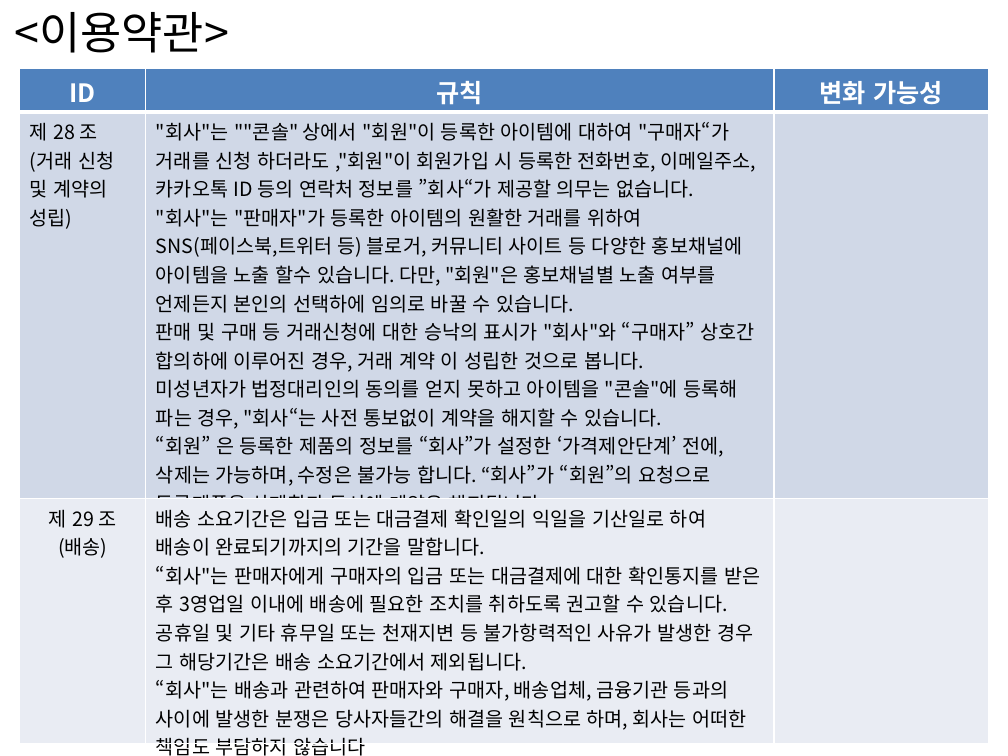
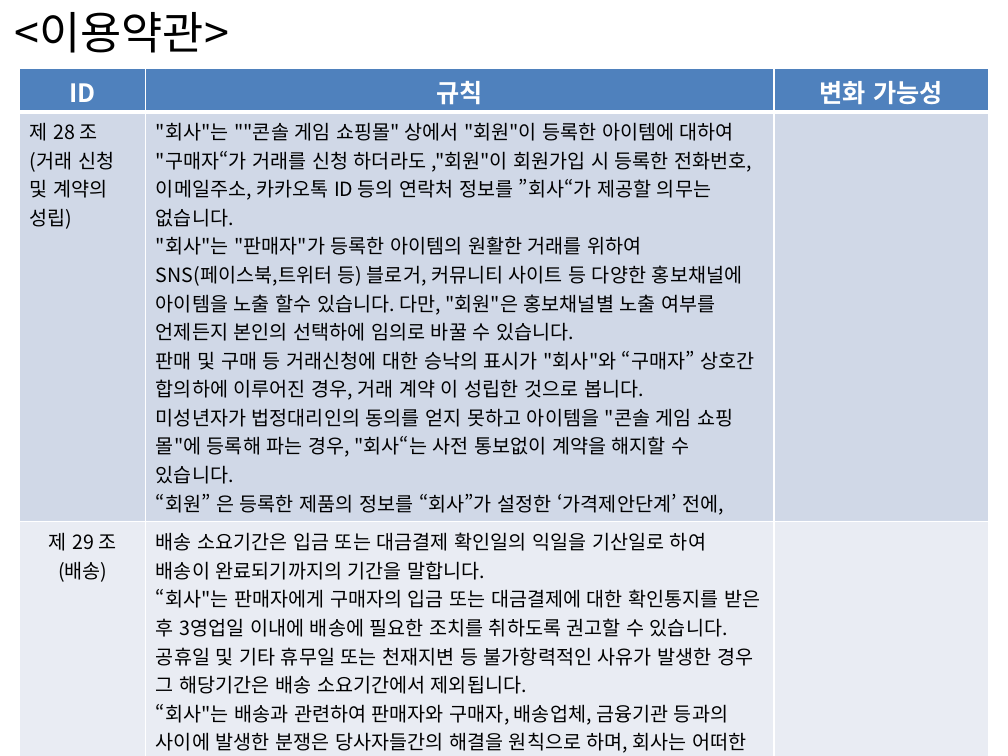
Before and after one commit to Jung-hyeon-Park/portfolio_actifact, a slide deck: slide 21 of 0. 기타/SW아키텍처+비전+수립+-+비즈니스룰+-+_박범진, 박정현.pptx. Drawn at 1008x756 pixels with LibreOffice and Linux fonts; fonts in the diff are those of the drawing. Boxes give left, top, right and bottom in pixels: in the first picture for what was removed or moved away, otherwise in the second. Text is boxed around its words. In the diff, an @@ line names an element or a change of style, - is before the commit and + after.

```diff
--- a/0. 기타/SW아키텍처+비전+수립+-+비즈니스룰+-+_박범진, 박정현.pptx
+++ b/0. 기타/SW아키텍처+비전+수립+-+비즈니스룰+-+_박범진, 박정현.pptx
@@ table at [20,69,989,756] @@
@@ row 2, column 2: ""회사"는 ""콘솔" 상에서 "회원"이 등록한 아이템에 대하여 "구매자“가 거래를 신청 하더라도 ,"회원"이 회원가입 시 등록한 전화번호, 이메일주소, 카카오톡 ID 등의 연락처 정보를 ”회사“가 제공할 의무는 없습니다. / "회사"는 "판매자"가 등록한 아이템의 원활한 거래를 위하여 SNS(페이스북,트위터 등) 블로거, 커뮤니티 사이트 등 다양한 홍보채널에 아이템을 노출 할수 있습니다. 다만, "회원"은 홍보채널별 노출 여부를 언제든지 본인의 선택하에 임의로 바꿀 수 있습니다. / 판매 및 구매 등 거래신청에 대한 승낙의 표시가 "회사"와 “구매자” 상호간 합의하에 이루어진 경우, 거래 계약 이 성립한 것으로 봅니다. / 미성년자가 법정대리인의 동의를 얻지 못하고 아이템을 "콘솔"에 등록해 파는 경우, "회사“는 사전 통보없이 계약을 해지할 수 있습니다. / “회원” 은 등록한 제품의 정보를 “회사”가 설정한 ‘가격제안단계’ 전에, 삭제는 가능하며, 수정은 불가능 합니다. “회사”가 “회원”의 요청으로 등록제품을 삭제함과 동시에 계약은 해지됩니다." to ""회사"는 ""콘솔 게임 쇼핑몰" 상에서 "회원"이 등록한 아이템에 대하여 "구매자“가 거래를 신청 하더라도 ,"회원"이 회원가입 시 등록한 전화번호, 이메일주소, 카카오톡 ID 등의 연락처 정보를 ”회사“가 제공할 의무는 없습니다. / "회사"는 "판매자"가 등록한 아이템의 원활한 거래를 위하여 SNS(페이스북,트위터 등) 블로거, 커뮤니티 사이트 등 다양한 홍보채널에 아이템을 노출 할수 있습니다. 다만, "회원"은 홍보채널별 노출 여부를 언제든지 본인의 선택하에 임의로 바꿀 수 있습니다. / 판매 및 구매 등 거래신청에 대한 승낙의 표시가 "회사"와 “구매자” 상호간 합의하에 이루어진 경우, 거래 계약 이 성립한 것으로 봅니다. / 미성년자가 법정대리인의 동의를 얻지 못하고 아이템을 "콘솔 게임 쇼핑몰"에 등록해 파는 경우, "회사“는 사전 통보없이 계약을 해지할 수 있습니다. / “회원” 은 등록한 제품의 정보를 “회사”가 설정한 ‘가격제안단계’ 전에, 삭제는 가능하며, 수정은 불가능 합니다. “회사”가 “회원”의 요청으로 등록제품을 삭제함과 동시에 계약은 해지됩니다." @@
```
Also in this commit, not shown: 12 other slides changed, 5 other files.
